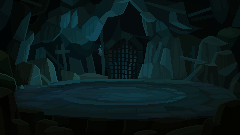
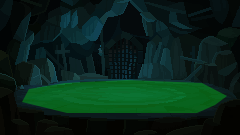
Before/after of a (240, 135) layered artwork. What changed in the layer stack:
added group "Areas" with 1 layers above "Arena.png" over [22, 80, 227, 113]
added layer "Walk area" (30%) in group "Areas" over [22, 80, 227, 113]
